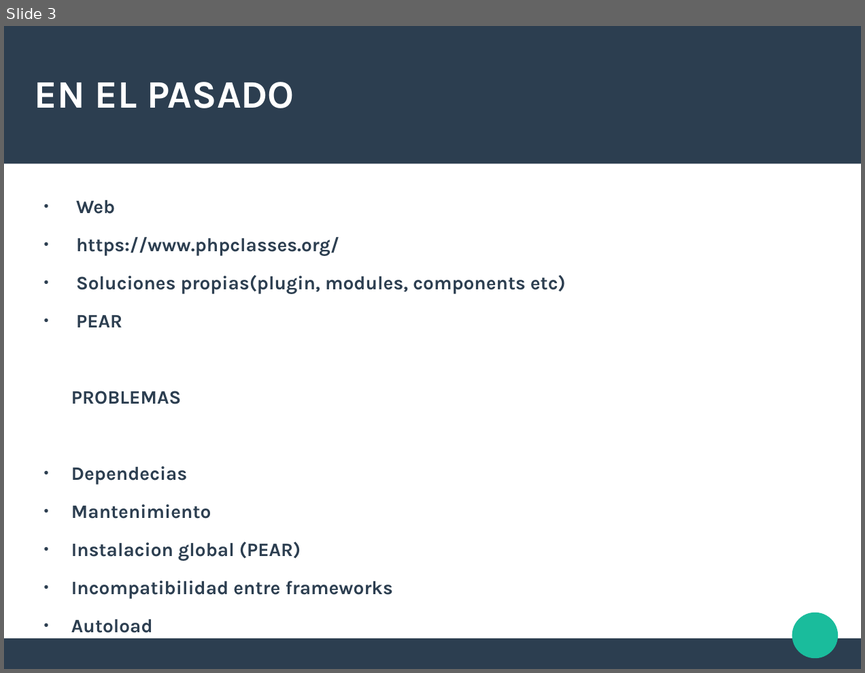
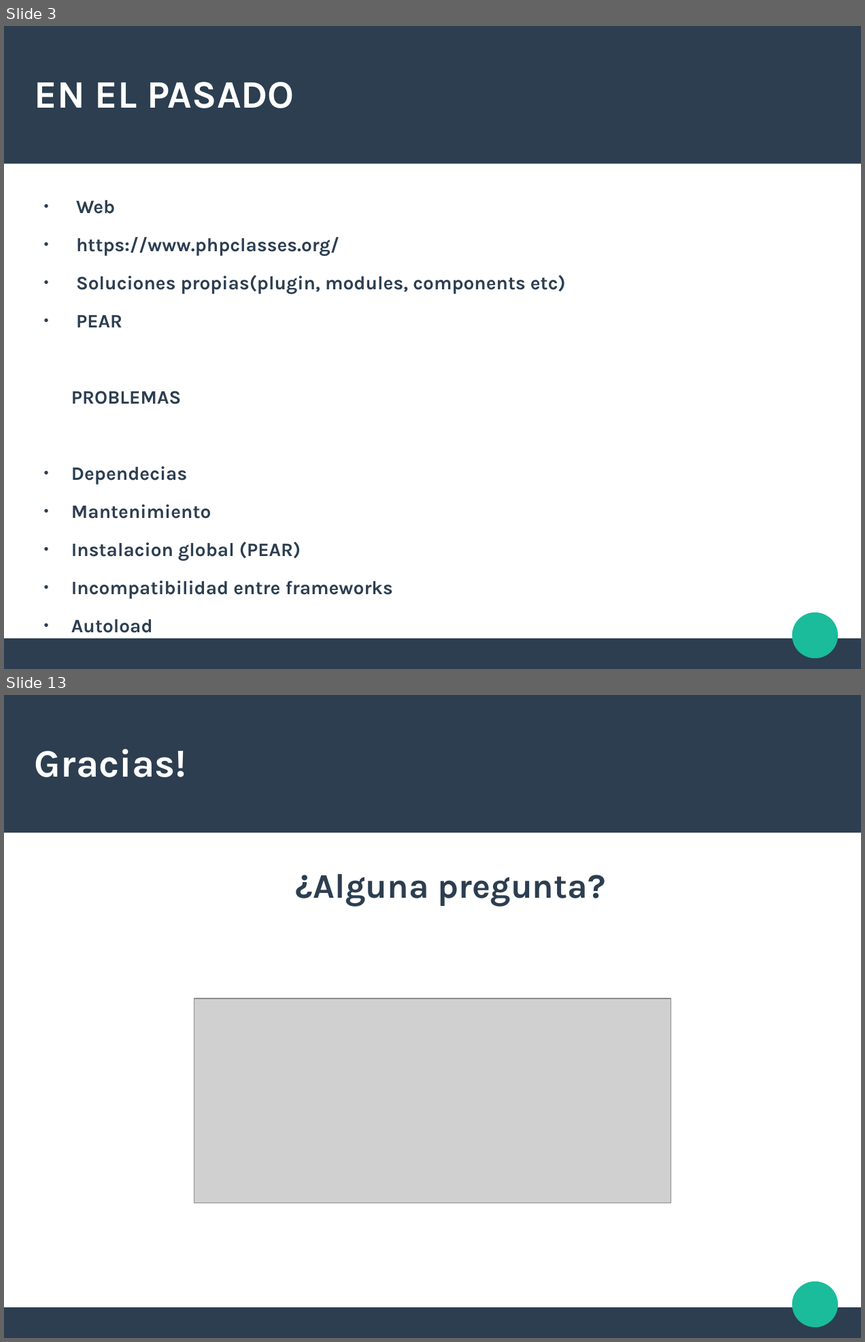
Before and after one commit to iribarren/composer_demo, a slide deck: composer2.odp. Shown one above the other, each under a label of ours: slide 3 before the commit, slides 3 and 13 after it; the slides between them are not shown. The pictures are 865x673 and 865x1342 pixels, drawn with LibreOffice and Linux fonts; fonts in the diff are those of the drawing; grey boxes stand for pictures. Boxes give left, top, right and bottom in pixels: in the first picture for what was removed or moved away, otherwise in the second. Text is boxed around its words. In the diff, an @@ line names an element or a change of style, - is before the commit and + after.

```diff
--- a/composer2.odp
+++ b/composer2.odp
@@ slide 13 added at [4,695,861,1338], background #FFFFFF; not listed: 3 template elements that a slide beside it also shows @@
@@ title added at [35,749,187,777], 36 pt, text #FFFFFF, bold @@
+Gracias!
@@ text added at [296,874,606,906], 32 pt, text #2C3E50, bold @@
+¿Alguna pregunta?
@@ picture added at [194,998,671,1203] @@
```
Also in this commit, not shown: 7 slides changed, 2 other slides added, 1 other file.
